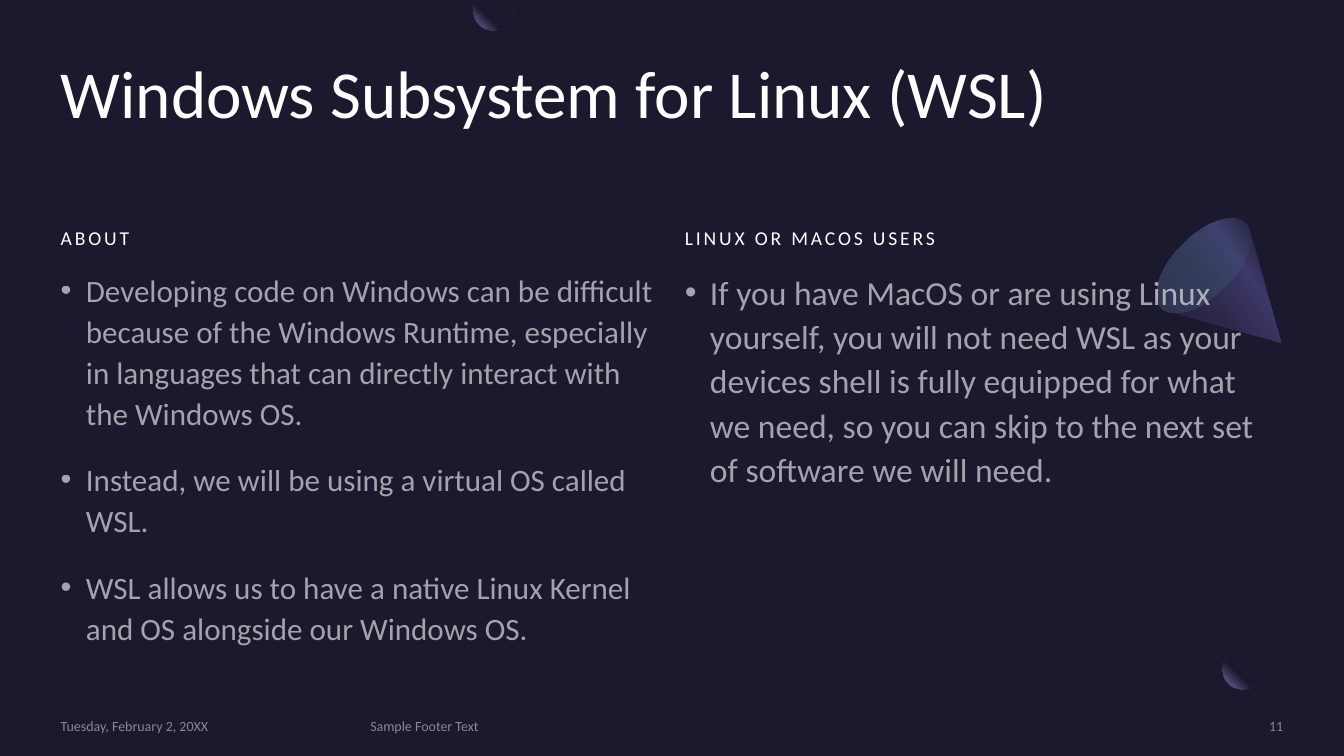
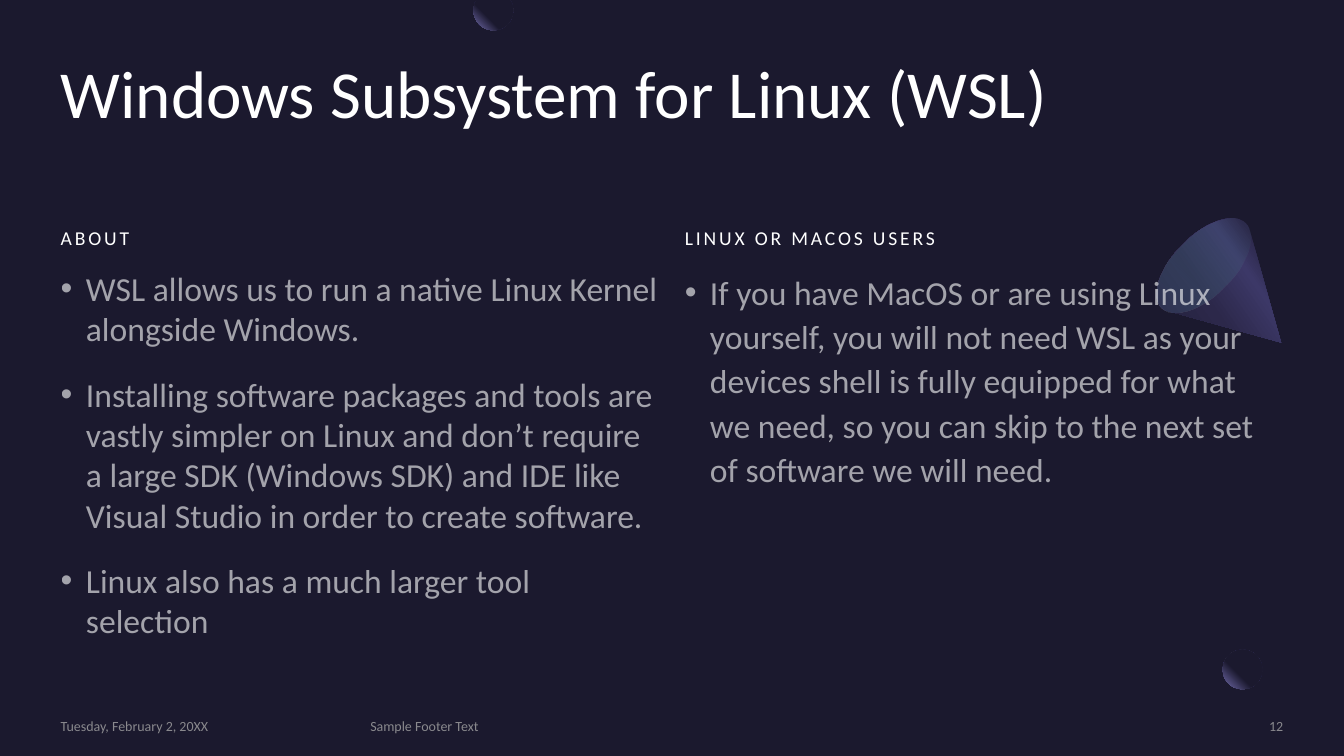
Before and after one commit to MonashDeepNeuron/HPP, a slide deck: slide 12 of content/week0/slides/week0.pptx (slide 11 before the commit). Drawn at 1344x756 pixels with LibreOffice and Linux fonts; fonts in the diff are those of the drawing. Boxes give left, top, right and bottom in pixels: in the first picture for what was removed or moved away, otherwise in the second. Text is boxed around its words. In the diff, an @@ line names an element or a change of style, - is before the commit and + after.

```diff
--- a/content/week0/slides/week0.pptx
+++ b/content/week0/slides/week0.pptx
@@ text at [86,277,657,633]: text changed; size 22.2 to 24 pt @@
-• Developing code on Windows can be difficult because of the Windows Runtime, especially in languages that can directly interact with the Windows OS.
-• Instead, we will be using a virtual OS called WSL.
-• WSL allows us to have a native Linux Kernel and OS alongside our Windows OS.
+• WSL allows us to run a native Linux Kernel alongside Windows.
+• Installing software packages and tools are vastly simpler on Linux and don’t require a large SDK (Windows SDK) and IDE like Visual Studio in order to create software.
+• Linux also has a much larger tool selection
@@ page number at [1269,722,1283,731]: text changed @@
-11
+12
```
Also in this commit, not shown: 6 other slides changed, 3 slides added, 1 other file.
